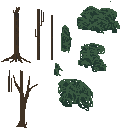
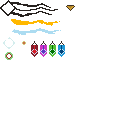
Layers edited between the first and the second 128 x 128 image:
showed group "UI #1" (3 layers) over [0, 0, 75, 60]
painted on "UI" over [31, 41, 65, 57]
painted on "Bars" over [11, 19, 60, 26]
hid "Trees" over [1, 1, 120, 128]
